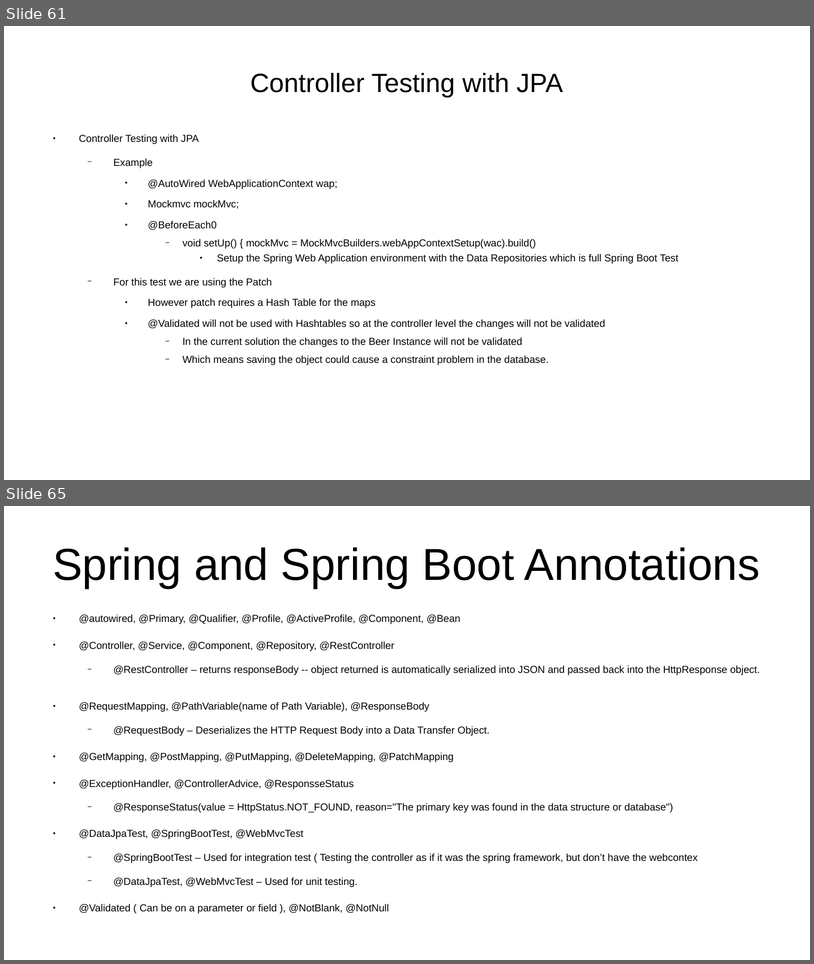
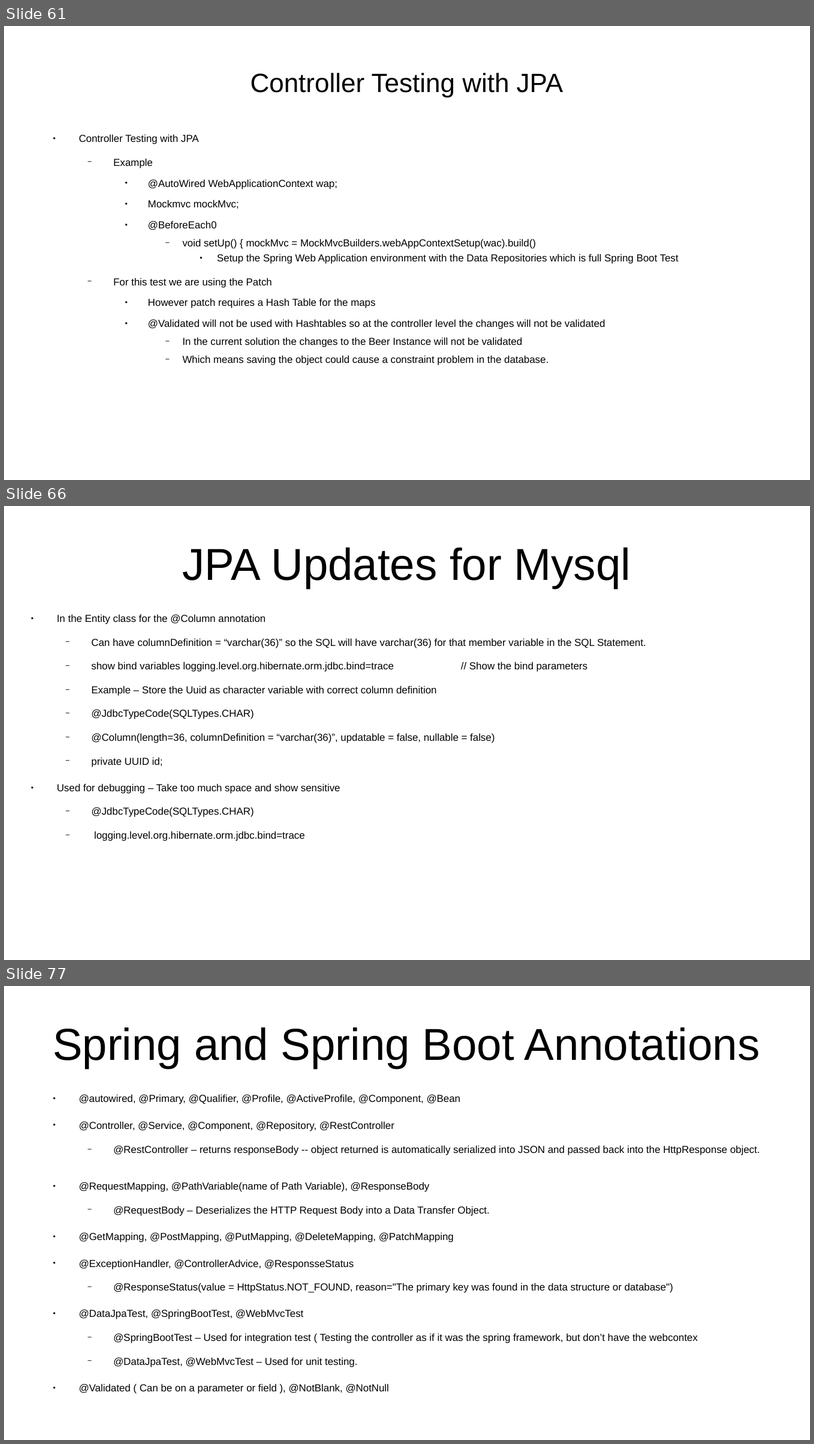
Before and after one commit to CharlesStockman/notesFromCourses, a slide deck: java/spring/Spring 6 - Zero to Hero.odp. Shown one above the other, each under a label of ours: slides 61 and 65 before the commit, slides 61, 66 and 77 after it; the slides between them are not shown. The pictures are 814x964 and 814x1444 pixels, drawn with LibreOffice and Linux fonts; fonts in the diff are those of the drawing. Boxes give left, top, right and bottom in pixels: in the first picture for what was removed or moved away, otherwise in the second. Text is boxed around its words. In the diff, an @@ line names an element or a change of style, - is before the commit and + after.

```diff
--- a/java/spring/Spring 6 - Zero to Hero.odp
+++ b/java/spring/Spring 6 - Zero to Hero.odp
@@ slide 66 added at [4, 506, 810, 960], background #FFFFFF @@
@@ title added at [183, 547, 631, 588], 44 pt, text #000000 @@
+JPA Updates for Mysql
@@ text added at [57, 614, 647, 841], 10 pt, text #000000 @@
+● In the Entity class for the @Column annotation
+  − Can have columnDefinition = “varchar(36)” so the SQL will have varchar(36) for that member variable in the SQL Statement.
+  − show bind variables logging.level.org.hibernate.orm.jdbc.bind=trace // Show the bind parameters
+  − Example – Store the Uuid as character variable with correct column definition
+  − @JdbcTypeCode(SQLTypes.CHAR)
+  − @Column(length=36, columnDefinition = “varchar(36)”, updatable = false, nullable = false)
+  − private UUID id;
+● Used for debugging – Take too much space and show sensitive
+  − @JdbcTypeCode(SQLTypes.CHAR)
+  − logging.level.org.hibernate.orm.jdbc.bind=trace
@@ what was slide 65 is now slide 77 @@
```
Also in this commit, not shown: 2 slides changed, 12 other slides added, 1 slide removed, 6 other files.
